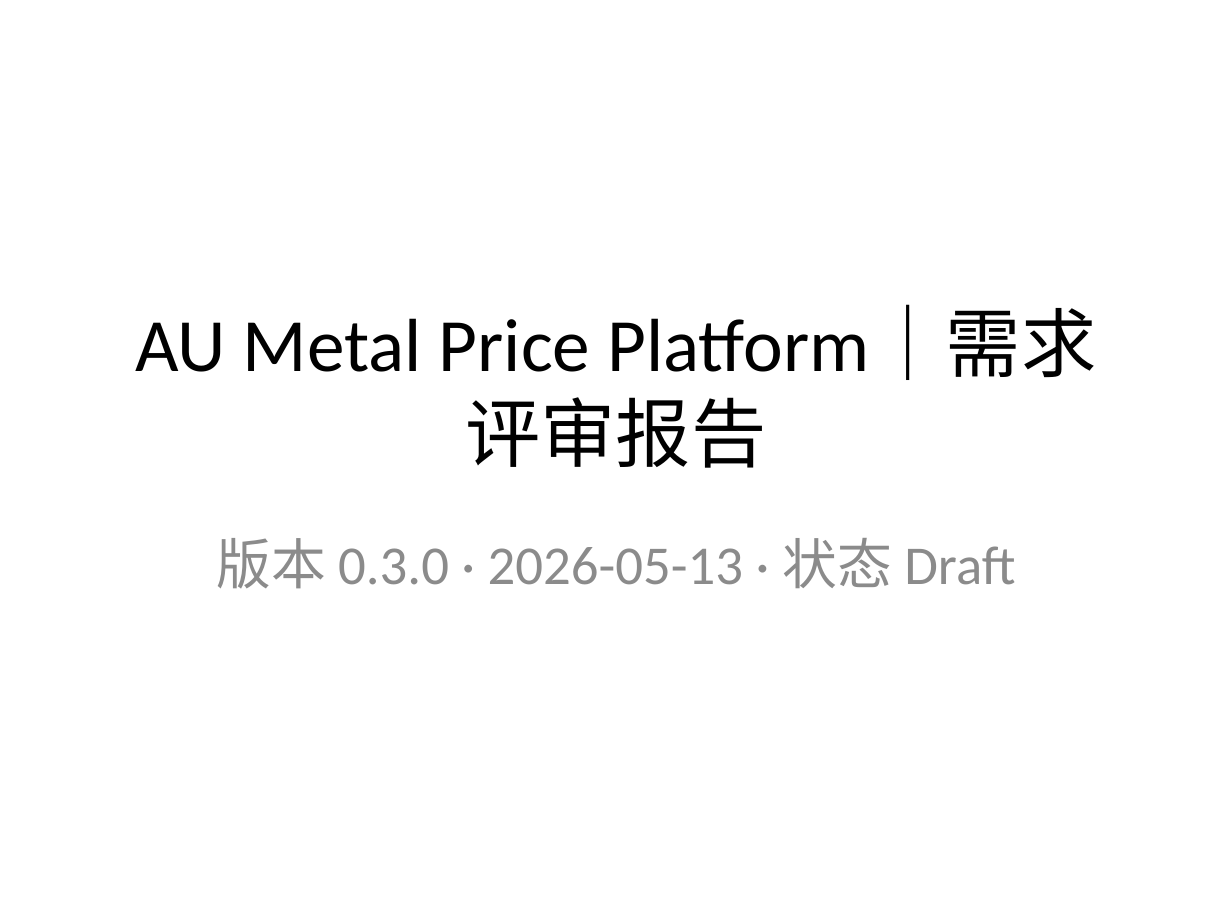
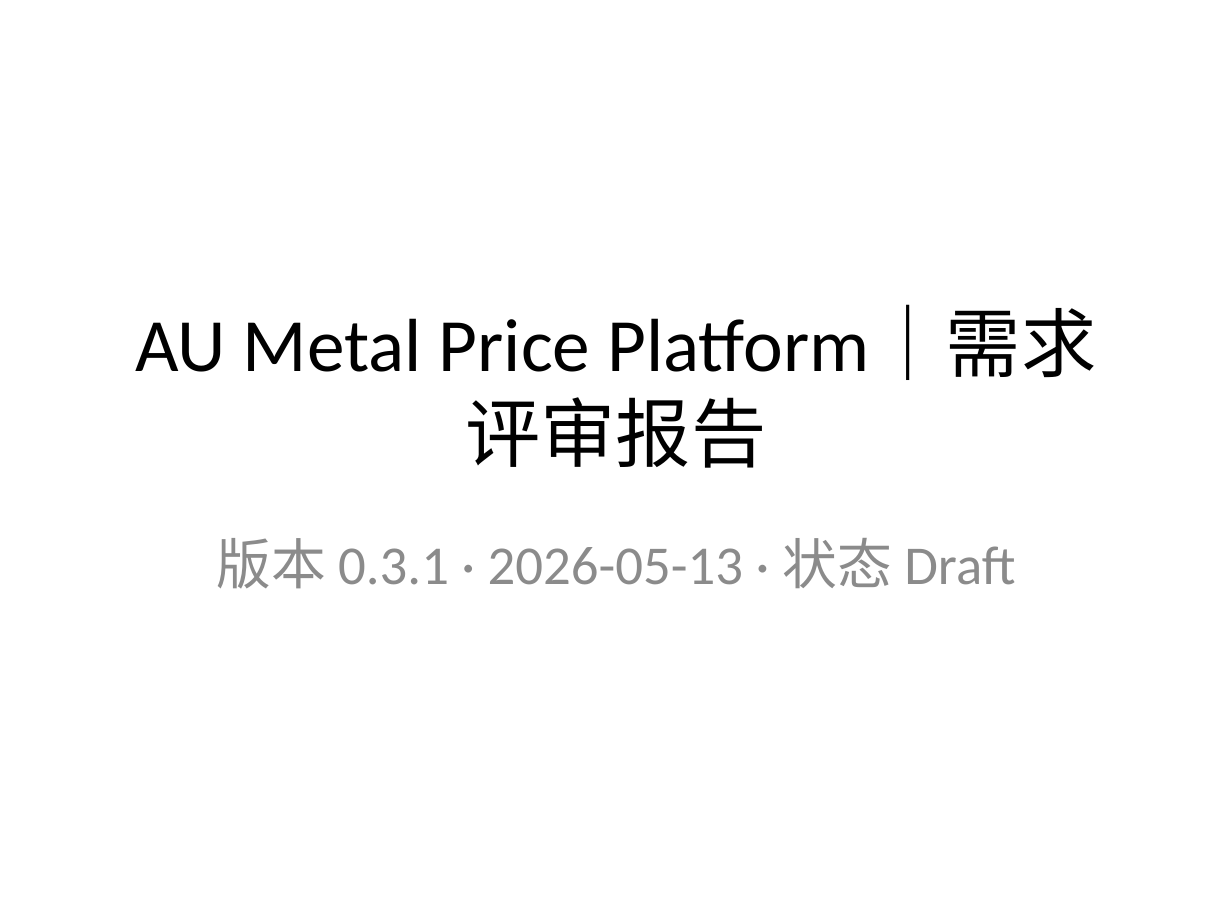
Before and after one commit to SongYuanKun/au_mesage, a slide deck: slide 1 of docs/SRS/attachments/review/需求评审报告.pptx. Drawn at 1232x924 pixels with LibreOffice and Linux fonts; fonts in the diff are those of the drawing. Boxes give left, top, right and bottom in pixels: in the first picture for what was removed or moved away, otherwise in the second. Text is boxed around its words. In the diff, an @@ line names an element or a change of style, - is before the commit and + after.

Commit message:
feat: implement high-priority items (v0.3.1)
- [FR-SVC-002] Add unique key to price_data and implement INSERT IGNORE\n- [FR-SVC-001] Implement exponential backoff for collectors\n- [FR-UI-010] Optimize SSE subscription performance via cache

```diff
--- a/docs/SRS/attachments/review/需求评审报告.pptx
+++ b/docs/SRS/attachments/review/需求评审报告.pptx
@@ subtitle at <box>216,538,1015,589</box>: text changed @@
-版本 0.3.0 · 2026-05-13 · 状态 Draft
+版本 0.3.1 · 2026-05-13 · 状态 Draft
```
Also in this commit, not shown: 15 other files.
